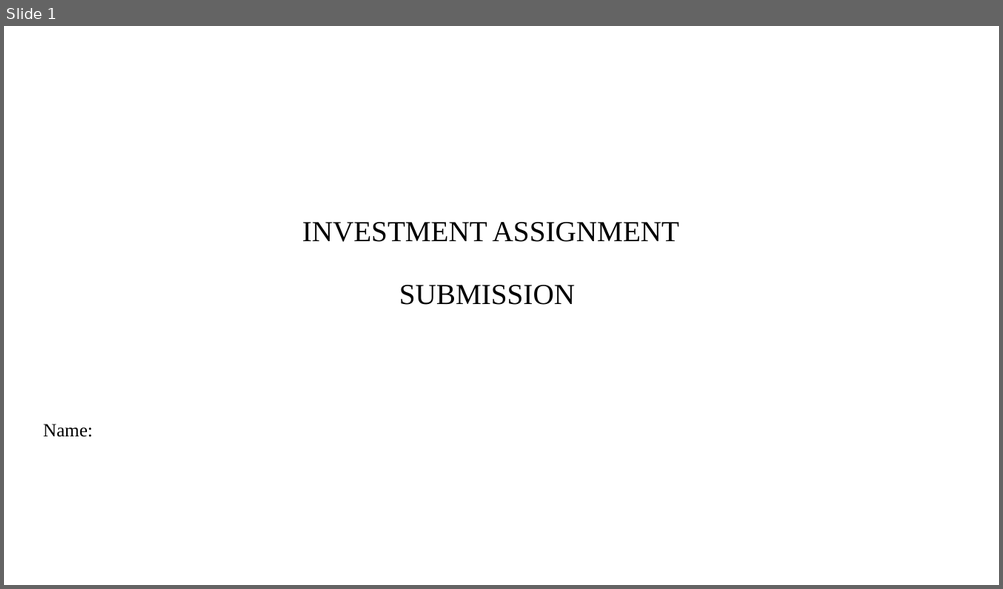
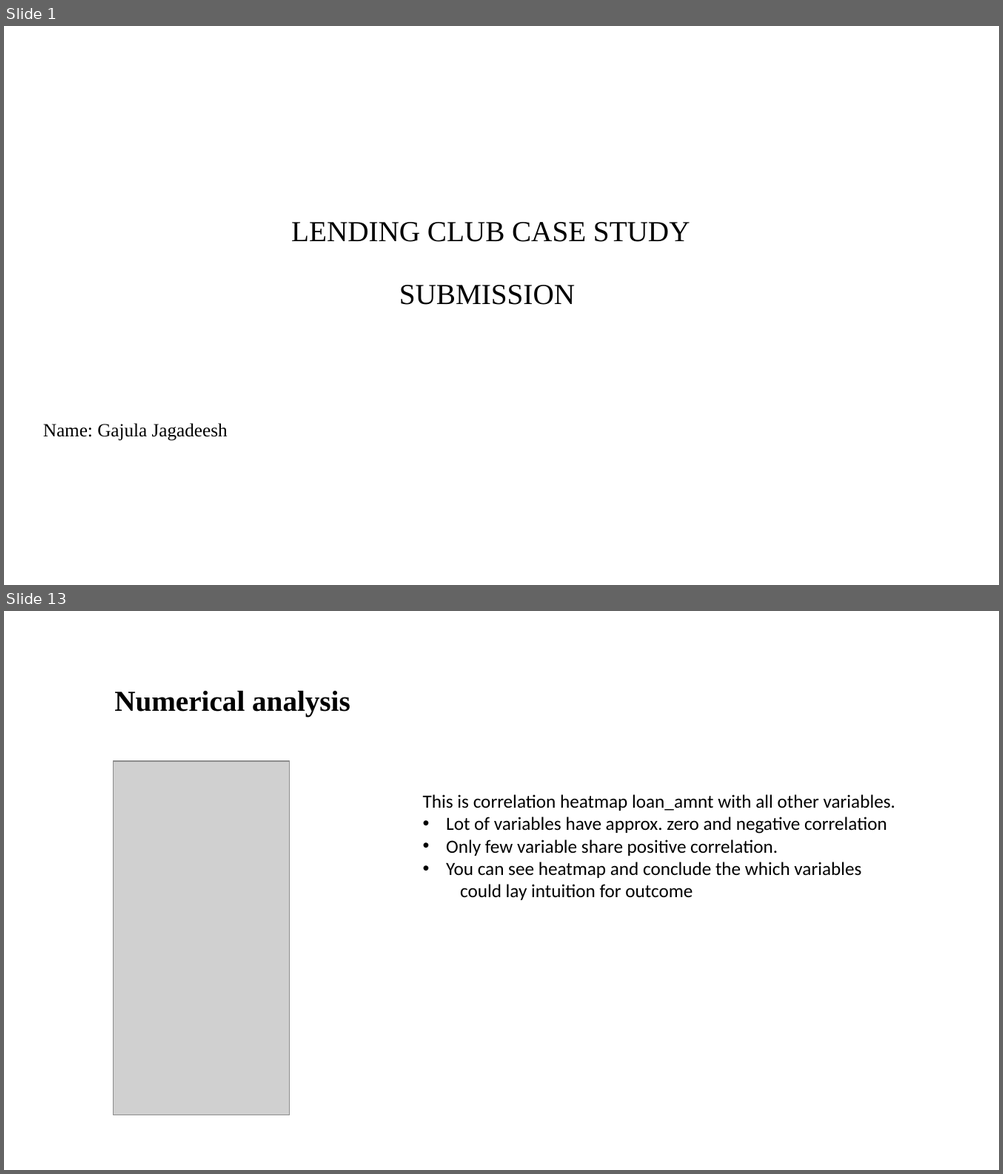
Before and after one commit to jagadeesh-gajula/Lending-club-case-study, a slide deck: INVEST.pptx. Shown one above the other, each under a label of ours: slide 1 before the commit, slides 1 and 13 after it; the slides between them are not shown. The pictures are 1003x589 and 1003x1174 pixels, drawn with LibreOffice and Linux fonts; fonts in the diff are those of the drawing; grey boxes stand for pictures; background and template pictures are left out. Boxes give left, top, right and bottom in pixels: in the first picture for what was removed or moved away, otherwise in the second. Text is boxed around its words. In the diff, an @@ line names an element or a change of style, - is before the commit and + after.

Commit message:
before submission2

```diff
--- a/INVEST.pptx
+++ b/INVEST.pptx
@@ slide 13 added at box(4, 611, 999, 1170), background #FFFFFF @@
@@ title added at box(114, 690, 350, 717), 28 pt, text #000000, bold @@
+Numerical analysis
@@ picture added at box(114, 761, 290, 1116) @@
@@ text added at box(423, 795, 895, 900), 18 pt, text #000000 @@
+This is correlation heatmap loan_amnt with all other variables.
+• Lot of variables have approx. zero and negative correlation
+• Only few variable share positive correlation.
+• You can see heatmap and conclude the which variables
+could lay intuition for outcome
@@ slide 1 changed as well @@
@@ title at box(291, 222, 690, 305): text changed @@
-INVESTMENT ASSIGNMENT
-SUBMISSION
+LENDING CLUB CASE STUDY
+SUBMISSION
@@ subtitle at box(43, 423, 227, 441): text changed @@
-Name:
+Name: Gajula Jagadeesh
```
Also in this commit, not shown: 13 other slides added, 9 slides removed, 1 other file.
